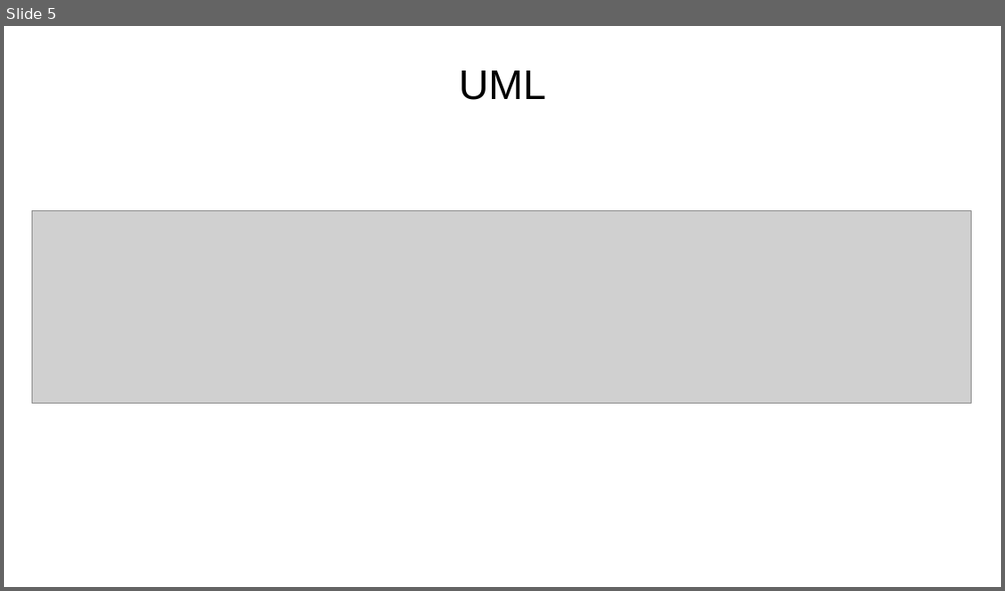
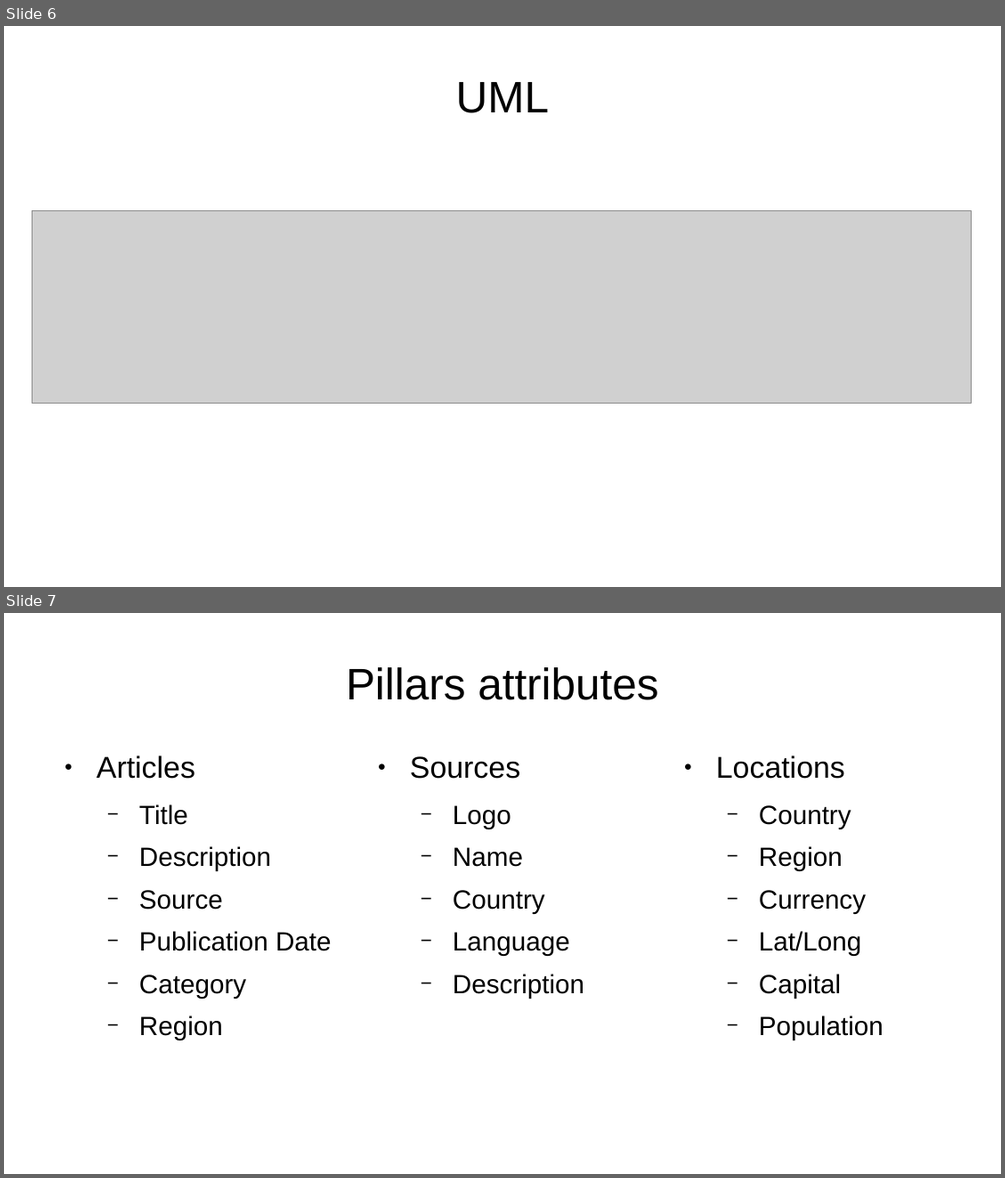
Before and after one commit to swilery/cs373-idb, a slide deck: SWE presentation.odp. Shown one above the other, each under a label of ours: slide 5 before the commit, slides 6 and 7 after it. The pictures are 1005x591 and 1005x1178 pixels, drawn with LibreOffice and Linux fonts; fonts in the diff are those of the drawing; grey boxes stand for pictures; background and template pictures are left out. Boxes give left, top, right and bottom in pixels: in the first picture for what was removed or moved away, otherwise in the second. Text is boxed around its words. In the diff, an @@ line names an element or a change of style, - is before the commit and + after.

```diff
--- a/SWE presentation.odp
+++ b/SWE presentation.odp
@@ slide 7 added at <box>4,613,1001,1174</box>, background #FFFFFF @@
@@ title added at <box>346,667,658,700</box>, 35.1 pt, text #000000 @@
+Pillars attributes
@@ text added at <box>97,755,332,1040</box>, 21 pt, text #000000 @@
+● Articles
+  − Title
+  − Description
+  − Source
+  − Publication Date
+  − Category
+  − Region
@@ text added at <box>410,756,584,997</box>, 21 pt, text #000000 @@
+● Sources
+  − Logo
+  − Name
+  − Country
+  − Language
+  − Description
@@ text added at <box>716,755,883,1040</box>, 21 pt, text #000000 @@
+● Locations
+  − Country
+  − Region
+  − Currency
+  − Lat/Long
+  − Capital
+  − Population
@@ what was slide 5 is now slide 6 @@
@@ slide 6 changed as well @@
@@ title "UML": place and size @@
-title "UML" at <box>459,70,546,100</box>
+title "UML" at <box>456,82,549,113</box>
@@ title "UML" at <box>456,82,549,113</box>: size 33 to 35.1 pt @@
```
Also in this commit, not shown: 3 other slides changed, 6 other slides added, 5 slides removed, 1 other file.
